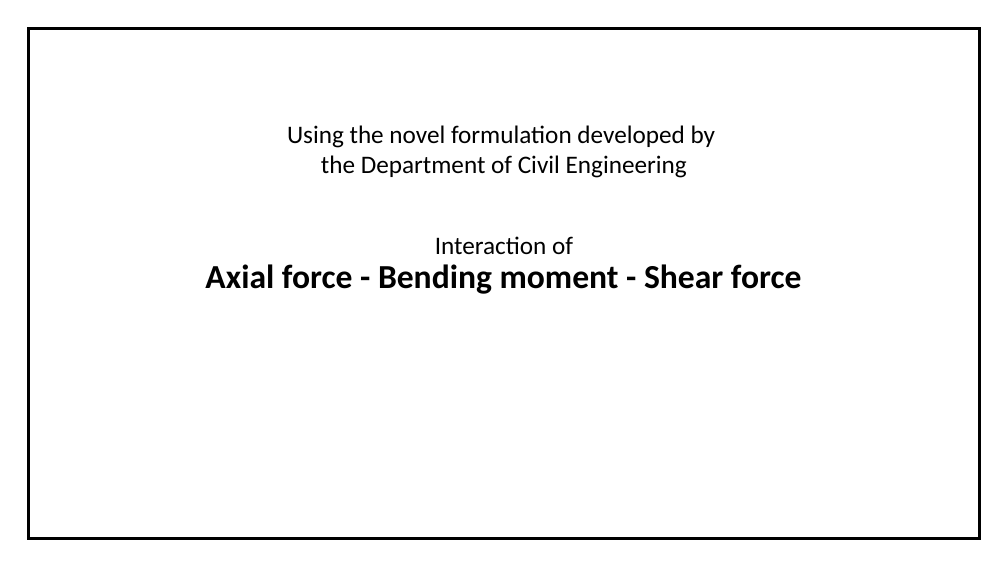
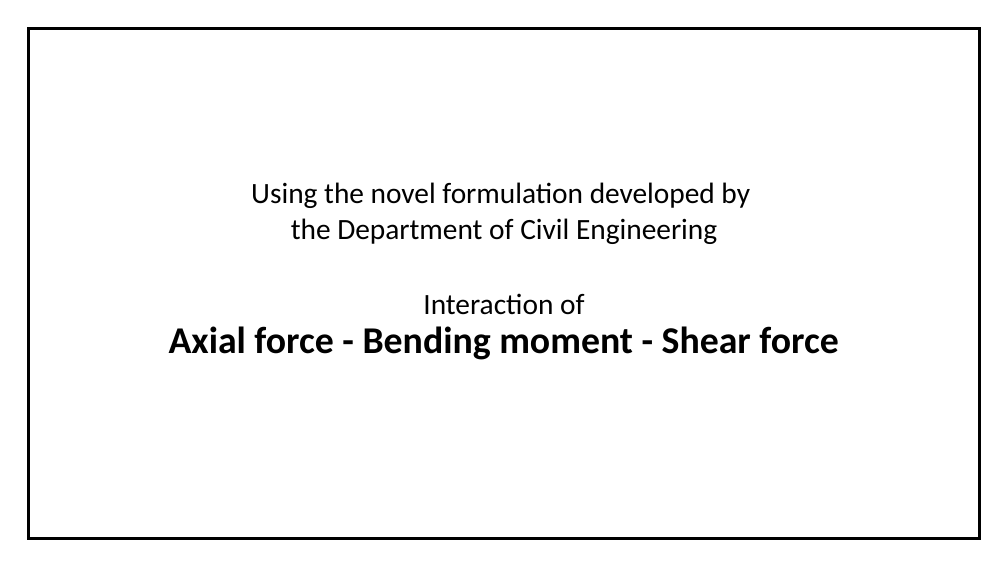
Before and after one commit to imsuneth/FEM, a slide deck: slide 7 of Documentations/Mid evaluation presentation/FINITE ELEMENT BASED STRUCTURAL ANALYSIS.pptx. Drawn at 1008x567 pixels with LibreOffice and Linux fonts; fonts in the diff are those of the drawing. Boxes give left, top, right and bottom in pixels: in the first picture for what was removed or moved away, otherwise in the second. Text is boxed around its words. In the diff, an @@ line names an element or a change of style, - is before the commit and + after.

```diff
--- a/Documentations/Mid evaluation presentation/FINITE ELEMENT BASED STRUCTURAL ANALYSIS.pptx
+++ b/Documentations/Mid evaluation presentation/FINITE ELEMENT BASED STRUCTURAL ANALYSIS.pptx
@@ text "Using the novel formulation developed ..." moved from (x1=287, y1=125, x2=716, y2=178) to (x1=251, y1=182, x2=750, y2=244) @@
@@ text "Using the novel formulation developed ..." at (x1=251, y1=182, x2=750, y2=244): size 24 to 28 pt @@
@@ text "Interaction of" moved from (x1=205, y1=236, x2=802, y2=294) to (x1=169, y1=293, x2=838, y2=360) @@
@@ text "Interaction of" at (x1=169, y1=293, x2=838, y2=360): size 24 to 28 pt in "Interaction of"; size 32 to 36 pt in "Axial force - Bending moment - Shear ..." @@
```
Also in this commit, not shown: 7 other slides changed, 2 slides added, 6 other files.
